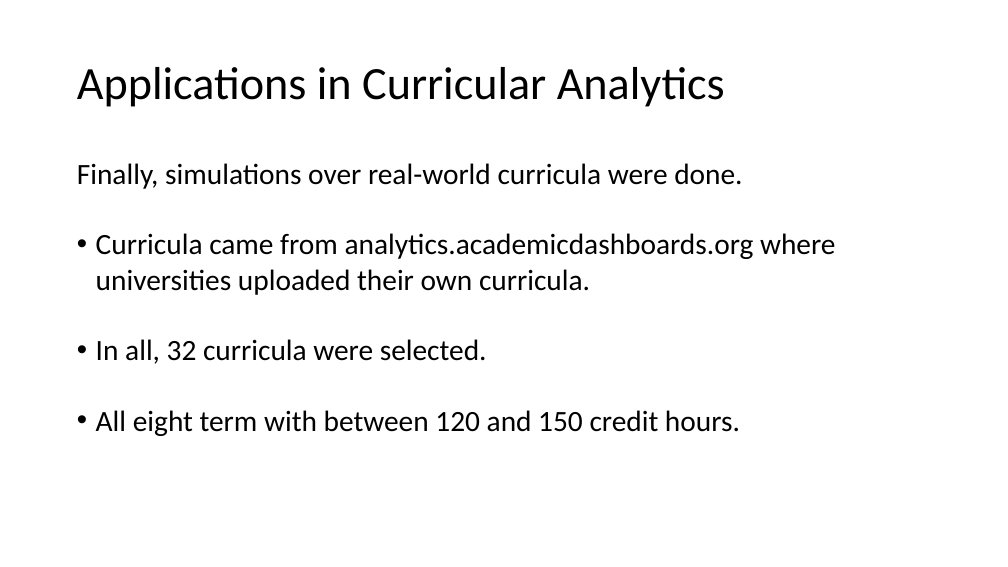
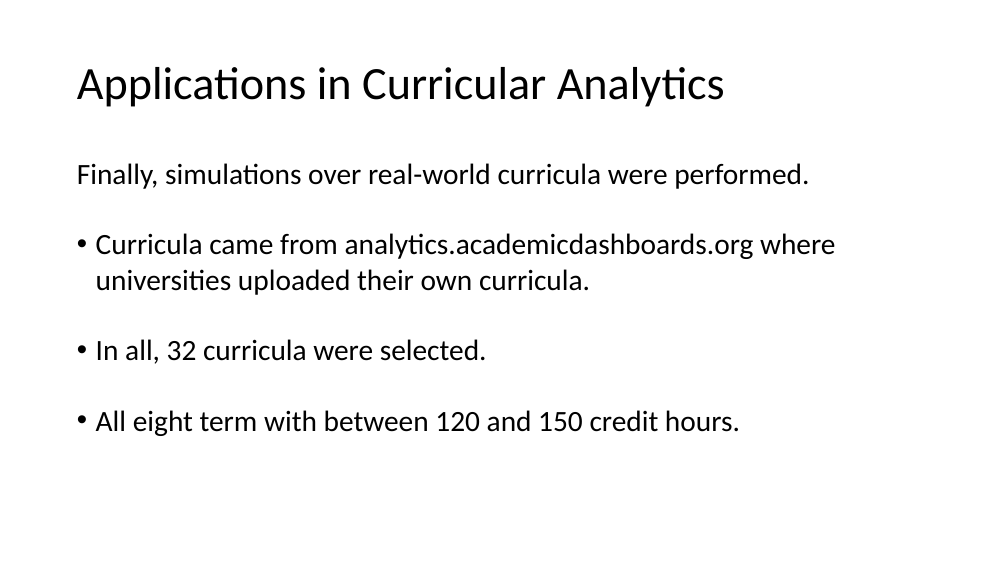
Before and after one commit to M-S-H/thesis, a slide deck: slide 34 of Defense.pptx (slide 36 before the commit). Drawn at 1008x567 pixels with LibreOffice and Linux fonts; fonts in the diff are those of the drawing. Boxes give left, top, right and bottom in pixels: in the first picture for what was removed or moved away, otherwise in the second. Text is boxed around its words. In the diff, an @@ line names an element or a change of style, - is before the commit and + after.

```diff
--- a/Defense.pptx
+++ b/Defense.pptx
@@ text at (x1=77, y1=163, x2=809, y2=189): text changed @@
-Finally, simulations over real-world curricula were done.
+Finally, simulations over real-world curricula were performed.
```
Also in this commit, not shown: 17 other slides changed, 1 slide added, 3 slides removed, 13 other files.
